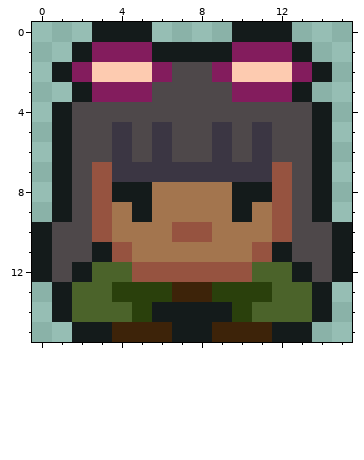
Pixel-art sprite -- graphics/npcs/maya/move/1.png. This is how it looked before the edit.
The file is 64x64 pixels, drawn in blocks of 4x4; one block is one cell here.
After the commit:
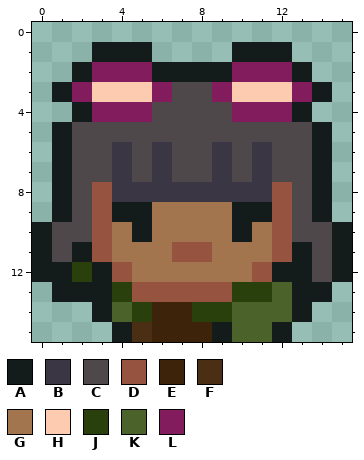
Palette (. is transparent): A #141b1b  B #3b3643  C #4e484a  D #965340  E #3d2309  F #4a2f14  G #a3754e  H #fdcbb0  J #2a400c  K #4b632a  L #831c5d
What changed:
@@ x 0..15 @@
- 0 ...AAA....AAA...
- 1 ..ALLLAAAALLLA..
- 2 .ALHHHLCCLHHHLA.
- 3 ..ALLLCCCCLLLA..
- 4 .ACCCCCCCCCCCCA.
- 5 .ACCBCBCCBCBCCA.
+ 0 ................
+ 1 ...AAA....AAA...
+ 2 ..ALLLAAAALLLA..
+ 3 .ALHHHLCCLHHHLA.
+ 4 ..ALLLCCCCLLLA..
+ 5 .ACCCCCCCCCCCCA.
  6 .ACCBCBCCBCBCCA.
- 7 .ACDBBBBBBBBDCA.
- 8 .ACDAAGGGGAADCA.
- 9 .ACDGAGGGGAGDCA.
-10 ACCDGGGDDGGGDCCA
-11 ACCADGGGGGGDACCA
-12 ACAKKDDDDDDKKACA
-13 .AKKJJJEEJJJKKA.
-14 .AKKKJAAAAJKKKA.
-15 ..AAEEEAAEEEAA..
+ 7 .ACCBCBCCBCBCCA.
+ 8 .ACDBBBBBBBBDCA.
+ 9 .ACDAAGGGGAADCA.
+10 ACCDGAGGGGAGDCCA
+11 ACADGGGDDGGGDACA
+12 AAJADGGGGGGDAACA
+13 .AAAJDDDDDJJKAA.
+14 ...AKJEEJJKKKA..
+15 ....AFEEEAKKA...
